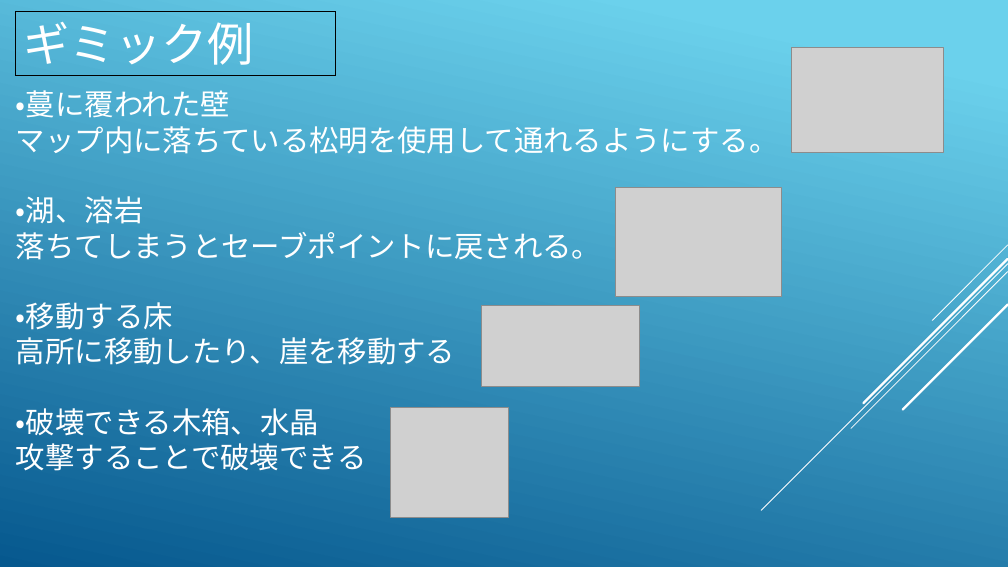
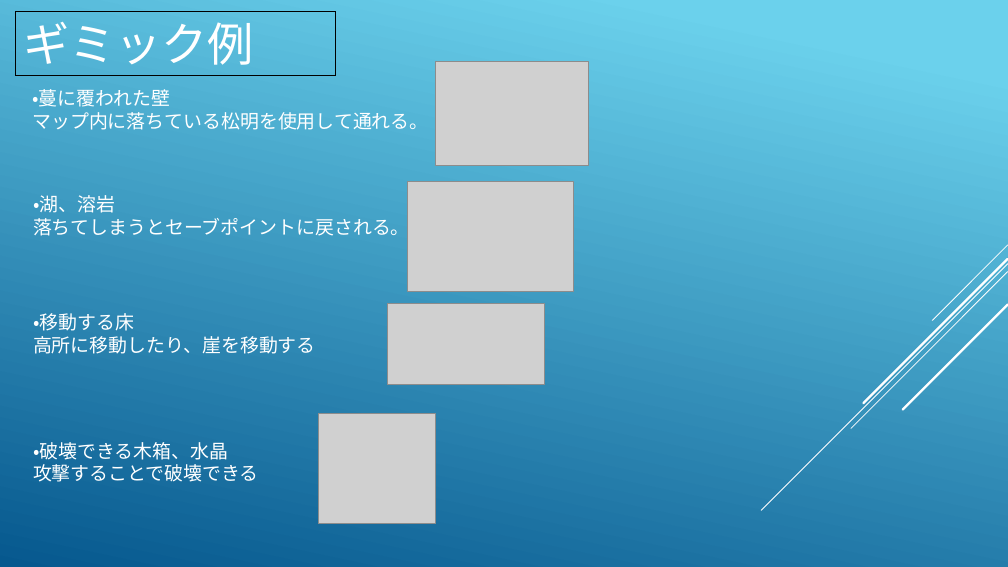
Before and after one commit to KawanoTakumi/2B-Team, a slide deck: slide 7 of Back To Home.pptx (slide 5 before the commit). Drawn at 1008x567 pixels with LibreOffice and Linux fonts; fonts in the diff are those of the drawing; grey boxes stand for pictures. Boxes give left, top, right and bottom in pixels: in the first picture for what was removed or moved away, otherwise in the second. Text is boxed around its words. In the diff, an @@ line names an element or a change of style, - is before the commit and + after.

```diff
--- a/Back To Home.pptx
+++ b/Back To Home.pptx
@@ text added at (32, 89, 428, 130), 18 pt, text #FFFFFF @@
+・蔓に覆われた壁
+マップ内に落ちている松明を使用して通れる。
@@ picture: place and size @@
-picture at (792, 48, 944, 153)
+picture at (436, 61, 588, 166)
@@ text removed at (16, 90, 779, 471) @@
-・蔓に覆われた壁
-マップ内に落ちている松明を使用して通れるようにする。
-・湖、溶岩
-落ちてしまうとセーブポイントに戻される。
-・移動する床
-高所に移動したり、崖を移動する
-・破壊できる木箱、水晶
-攻撃することで破壊できる
@@ text added at (33, 195, 410, 240), 18 pt, text #FFFFFF @@
+・湖、溶岩
+落ちてしまうとセーブポイントに戻される。
@@ picture: place and size @@
-picture at (616, 187, 782, 296)
+picture at (408, 181, 574, 291)
@@ text added at (33, 313, 316, 354), 18 pt, text #FFFFFF @@
+・移動する床
+高所に移動したり、崖を移動する
@@ picture: place and size @@
-picture at (482, 306, 639, 386)
+picture at (387, 303, 544, 384)
@@ picture: place and size @@
-picture at (391, 408, 509, 517)
+picture at (318, 414, 436, 523)
@@ text added at (33, 442, 259, 482), 18 pt, text #FFFFFF @@
+・破壊できる木箱、水晶
+攻撃することで破壊できる
```
Also in this commit, not shown: 3 other slides changed, 2 slides added, 5 other files.
